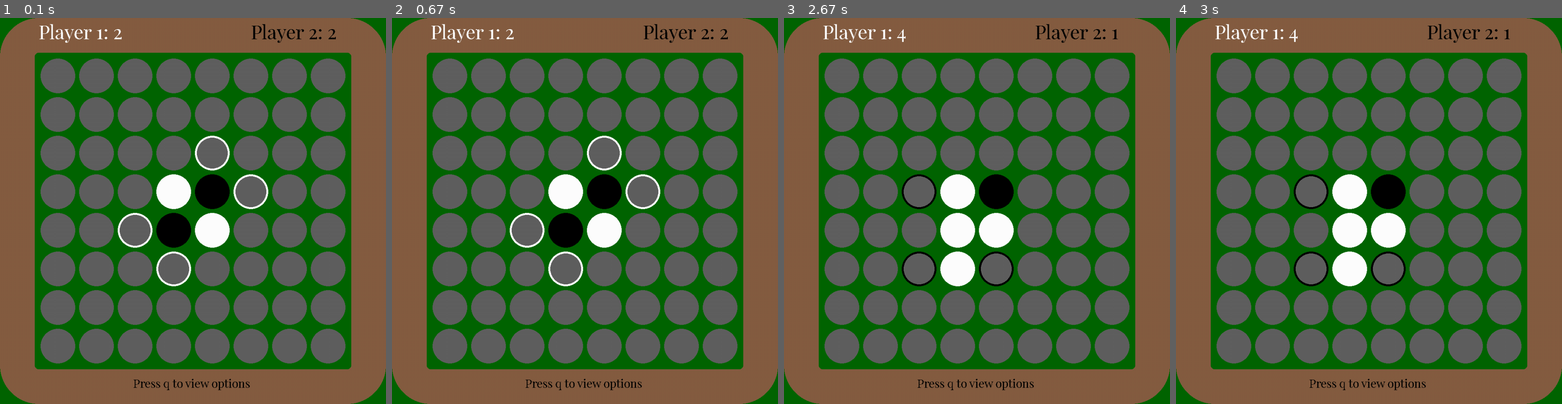
Above: before the commit, frames 1-4 (left to right).
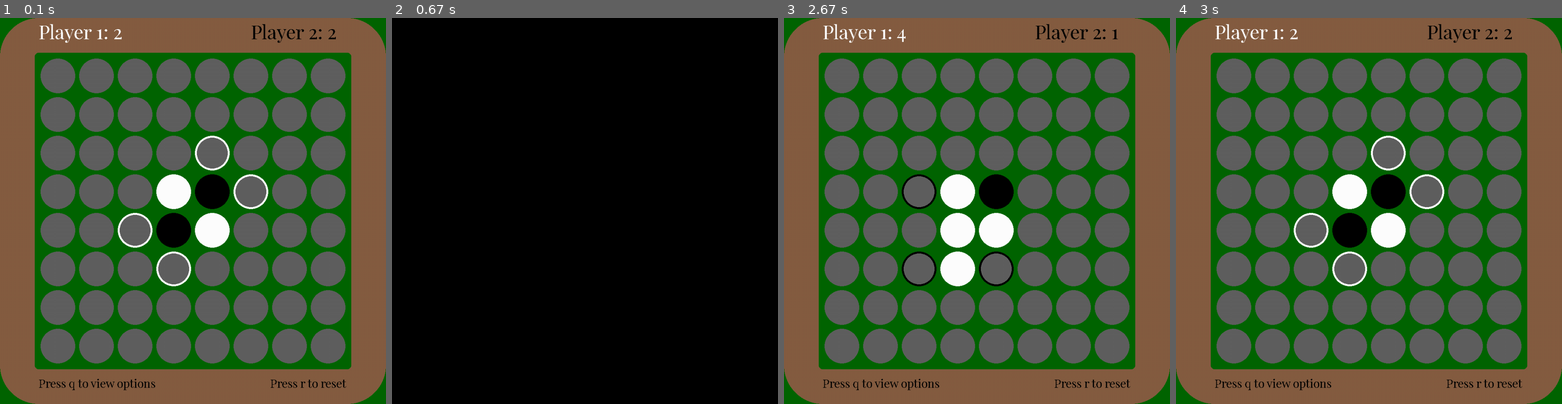
Above: after the commit, the same moments.

Repository: tdawson97/OthelloPygame
Game: pygame game, started from main.py
The game is run twice, just before and just after one commit, with the same random seed, the same clock (stepped at 60 frames per second) and the same inputs.
Inputs (mouse positions are in pixels of both pictures, inside the frame that each line leads up to):
- Up to frame 1 (0.1 s): no input
- Up to frame 2 (0.67 s): hold R from 0.33 s (still down)
- Up to frame 3 (2.67 s): release R at 0.8 s; tap R at 0.83, 1.17 s; click (977, 257) at 2.55 s
- Up to frame 4 (3 s): hold R from 2.83 s (still down); move the mouse to (1357, 145) at 2.87 s

The runs differ from the first frame. In frame 1, 0.5% of the frame differs, in the area x 10-90%, y 93-97%; in frame 2, 99%, in the area x 0-100%, y 0-100%; in frame 3, 0.5%; in frame 4, 2.6%.

Commit message:
added reset game function

Diff:
--- a/main.py
+++ b/main.py
@@ -45,6 +45,7 @@
         self.ui = UI()
         self.paused = False
         self.game_over = False
+        self.play = True
 
     def setup_game_board(self):
         """
@@ -222,16 +223,34 @@
             self.ui.show_winner_text()
         self.game_over = True
 
+    def reset(self):
+        """
+        resets default values to restart game
+        """
+        self.screen = pygame.display.set_mode((WIDTH, HEIGHT))
+        self.border = pygame.Rect(0, 0, WIDTH, HEIGHT)
+        self.pieces = []
+        self.available_positions = []
+        self.player_1 = Player("Player 1", WHITE, True)
+        self.player_2 = Player("Player 2", BLACK)
+        self.ui = UI()
+        self.paused = False
+        self.game_over = False
+        self.play = True
+        self.run()
+
     def run(self):
         self.setup_game_board()
         self.find_available_positions()
-        while True:
+        while self.play:
             for event in pygame.event.get():
                 if event.type == pygame.QUIT:
                     pygame.quit()
                     sys.exit()
                 elif event.type == pygame.KEYDOWN and event.key == pygame.K_q and self.game_over is False:
                     self.paused = not self.paused
+                elif event.type == pygame.KEYDOWN and event.key == pygame.K_r:
+                    self.reset()
                 if self.paused is False:
                     if event.type == pygame.MOUSEBUTTONDOWN and event.button == 1:
                         mouse_position = pygame.mouse.get_pos()
--- a/ui.py
+++ b/ui.py
@@ -49,7 +49,11 @@
         self.display_surface.blit(text_surf, text_rect)
 
         text_surf = self.options_font.render(f'Press q to view options', False, BLACK)
-        text_rect = text_surf.get_rect(topleft=(345, 925))
+        text_rect = text_surf.get_rect(topleft=(100, 925))
+        self.display_surface.blit(text_surf, text_rect)
+
+        text_surf = self.options_font.render(f'Press r to reset', False, BLACK)
+        text_rect = text_surf.get_rect(topleft=(700, 925))
         self.display_surface.blit(text_surf, text_rect)
 
     def show_winner_text(self, winner=None):
